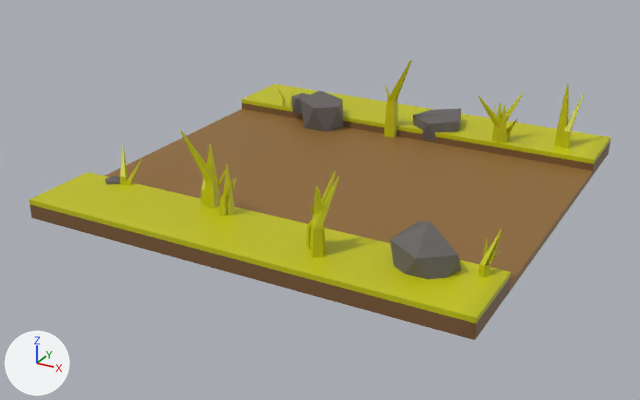
One commit to the FBX model PFA-Projet Racine/Assets/Import/Mesh Blender/CHEMIN 3.fbx: the scene before it, then after it.
One viewpoint serves both versions: a 50 mm camera at (1.52, -8.89, 3.21) aimed at (-2.1, -2.31, -0.08). The axes (+X, +Y, +Z) are drawn at lower left. The lights are the same throughout. The first picture is the older version. Where no turn or scale is listed for an object, it has been applied to the vertices.

Before the edit, the objects in view are built like this:
```python
me_plane_003 = bpy.data.meshes.new('Plane.003')
me_plane_003.from_pydata(...)  # 451 vertices, 401 faces; spans x -4.0..0.0, y -4.0..0.0, z -0.07..0.93
me_plane_003.materials.append(mat_meterial_batiments)  # picture img_palette_couleur_pfa_png
ob_stone_1_003 = bpy.data.objects.new('Stone_1.003', me_plane_003)
ob_stone_1_003.location = (0.0, 0.0, 0.0)
```
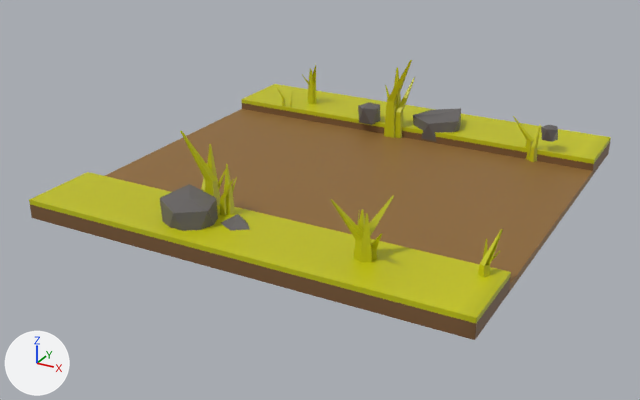
Where the change shows, as pixel boxes [x1, y1, x2, y2] in the pictures (640 x 400 px; the box of a moved part takes in the faces that stretch with it):
part 1 of me_plane_003, moved or reshaped
    before: [561, 94, 584, 148]
    after: [395, 77, 415, 138]
part 2 of me_plane_003, moved or reshaped
    before: [554, 84, 569, 146]
    after: [393, 67, 401, 110]
part 3 of me_plane_003, moved or reshaped
    before: [120, 146, 128, 185]
    after: [513, 116, 534, 160]
part 4 of me_plane_003, moved or reshaped
    before: [390, 221, 461, 279]
    after: [221, 214, 250, 231]
part 5 of me_plane_003, moved or reshaped
    before: [105, 176, 120, 185]
    after: [541, 125, 558, 142]
part 6 of me_plane_003, moved or reshaped
    before: [300, 91, 344, 132]
    after: [160, 184, 218, 231]
part 7 of me_plane_003, moved or reshaped
    before: [126, 159, 142, 185]
    after: [529, 125, 541, 162]
part 8 of me_plane_003, moved or reshaped
    before: [492, 104, 502, 140]
    after: [354, 209, 365, 250]
part 9 of me_plane_003, moved or reshaped
    before: [478, 96, 500, 142]
    after: [331, 199, 363, 261]
part 10 of me_plane_003, moved or reshaped
    before: [506, 119, 517, 142]
    after: [371, 233, 382, 260]
part 11 of me_plane_003, moved or reshaped
    before: [497, 106, 507, 143]
    after: [360, 213, 372, 263]
part 12 of me_plane_003, moved or reshaped
    before: [506, 93, 523, 122]
    after: [369, 195, 394, 236]
part 13 of me_plane_003, moved or reshaped
    before: [292, 93, 310, 114]
    after: [358, 102, 380, 125]
part 14 of me_plane_003, moved or reshaped
    before: [316, 190, 326, 253]
    after: [308, 69, 314, 104]
part 15 of me_plane_003, moved or reshaped
    before: [311, 176, 340, 258]
    after: [312, 66, 317, 104]
part 16 of me_plane_003, moved or reshaped
    before: [306, 204, 325, 249]
    after: [302, 75, 310, 86]
part 17 of me_plane_003, moved or reshaped
    before: [312, 186, 318, 218]
    after: [308, 68, 311, 102]
part 18 of me_plane_003, moved or reshaped (not visible afterwards)
    before: [310, 171, 336, 250]

What the commit changed:
me_plane_003 has 451 vertices, 401 faces and spans x -4.0..0.0, y -4.0..0.0, z -0.07..0.93.
me_plane_003 is used by ob_stone_1_003; location (0.0, 0.0, 0.0).
me_plane_003 part 1: the loose piece of 12 vertices spanning x -0.38..-0.26, y -0.54..-0.28, z -0.01..0.66 is moved by (-1.7, -0.23, 0.0).
me_plane_003 part 2: the loose piece of 12 vertices spanning x -0.45..-0.33, y -0.52..-0.4, z -0.05..0.79 is moved by (-1.7, -0.23, 0.0).
me_plane_003 part 3: the loose piece of 12 vertices spanning x -3.65..-3.48, y -3.37..-3.16, z 0.02..0.45 is turned 45 degrees about the z axis through its middle, then moved by (2.86, 2.59, 0.0).
me_plane_003 part 4: the loose piece of 11 vertices spanning x -0.84..-0.32, y -3.7..-3.18, z 0.05..0.51 is scaled about its middle by 0.571, then moved by (-1.58, -0.11, -0.15).
me_plane_003 part 5: the loose piece of 11 vertices spanning x -3.72..-3.56, y -3.42..-3.25, z 0.08..0.22 is moved by (3.18, 2.65, 0.21).
me_plane_003 part 6: the loose piece of 11 vertices spanning x -3.14..-2.67, y -1.0..-0.55, z 0.02..0.37 is moved by (0.35, -2.88, 0.0).
me_plane_003 part 7: the loose piece of 12 vertices spanning x -3.51..-3.38, y -3.36..-3.23, z 0.0..0.4 is turned 45 degrees about the z axis through its middle, then moved by (2.87, 2.6, 0.0).
me_plane_003 part 8: the loose piece of 12 vertices spanning x -1.05..-0.94, y -0.66..-0.55, z 0.01..0.54 is moved by (-0.06, -2.95, 0.0).
me_plane_003 part 9: the loose piece of 12 vertices spanning x -1.19..-0.92, y -0.74..-0.59, z -0.01..0.63 is moved by (-0.06, -2.95, 0.0).
me_plane_003 part 10: the loose piece of 12 vertices spanning x -0.95..-0.76, y -0.76..-0.55, z 0.03..0.46 is moved by (-0.06, -2.95, 0.0).
me_plane_003 part 11: the loose piece of 12 vertices spanning x -1.01..-0.86, y -0.73..-0.58, z 0.01..0.54 is moved by (-0.06, -2.95, 0.0).
me_plane_003 part 12: the loose piece of 12 vertices spanning x -1.04..-0.81, y -0.7..-0.45, z -0.01..0.63 is moved by (-0.06, -2.95, 0.0).
me_plane_003 part 13: the loose piece of 11 vertices spanning x -3.3..-3.07, y -0.86..-0.61, z 0.16..0.37 is moved by (0.8, 0.04, 0.0).
me_plane_003 part 14: the loose piece of 12 vertices spanning x -1.43..-1.3, y -3.72..-3.58, z 0.05..0.67 is turned -115 degrees about the z axis through its middle and scaled by 0.668, then moved by (-1.85, 3.18, 0.0).
me_plane_003 part 15: the loose piece of 12 vertices spanning x -1.42..-1.26, y -3.78..-3.53, z 0.02..0.76 is turned -115 degrees about the z axis through its middle and scaled by 0.668, then moved by (-1.83, 3.18, 0.0).
me_plane_003 part 16: the loose piece of 12 vertices spanning x -1.5..-1.3, y -3.69..-3.57, z 0.09..0.59 is turned -115 degrees about the z axis through its middle and scaled by 0.668, then moved by (-1.86, 3.17, 0.0).
me_plane_003 part 17: the loose piece of 12 vertices spanning x -1.48..-1.35, y -3.66..-3.53, z 0.05..0.67 is turned -115 degrees about the z axis through its middle and scaled by 0.668, then moved by (-1.85, 3.18, 0.0).
me_plane_003 part 18: the loose piece of 12 vertices spanning x -1.45..-1.32, y -3.72..-3.46, z 0.02..0.76 is turned -115 degrees about the z axis through its middle and scaled by 0.668, then moved by (-1.83, 3.18, 0.0).
